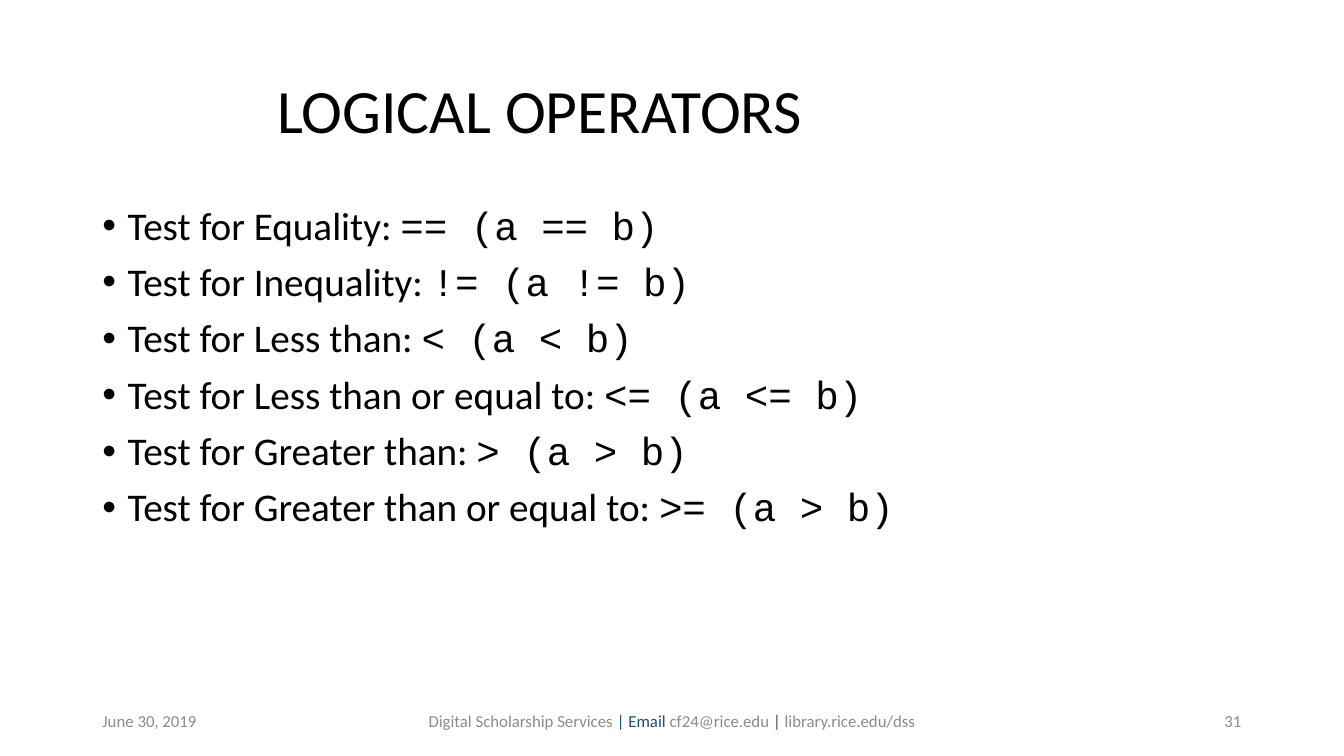
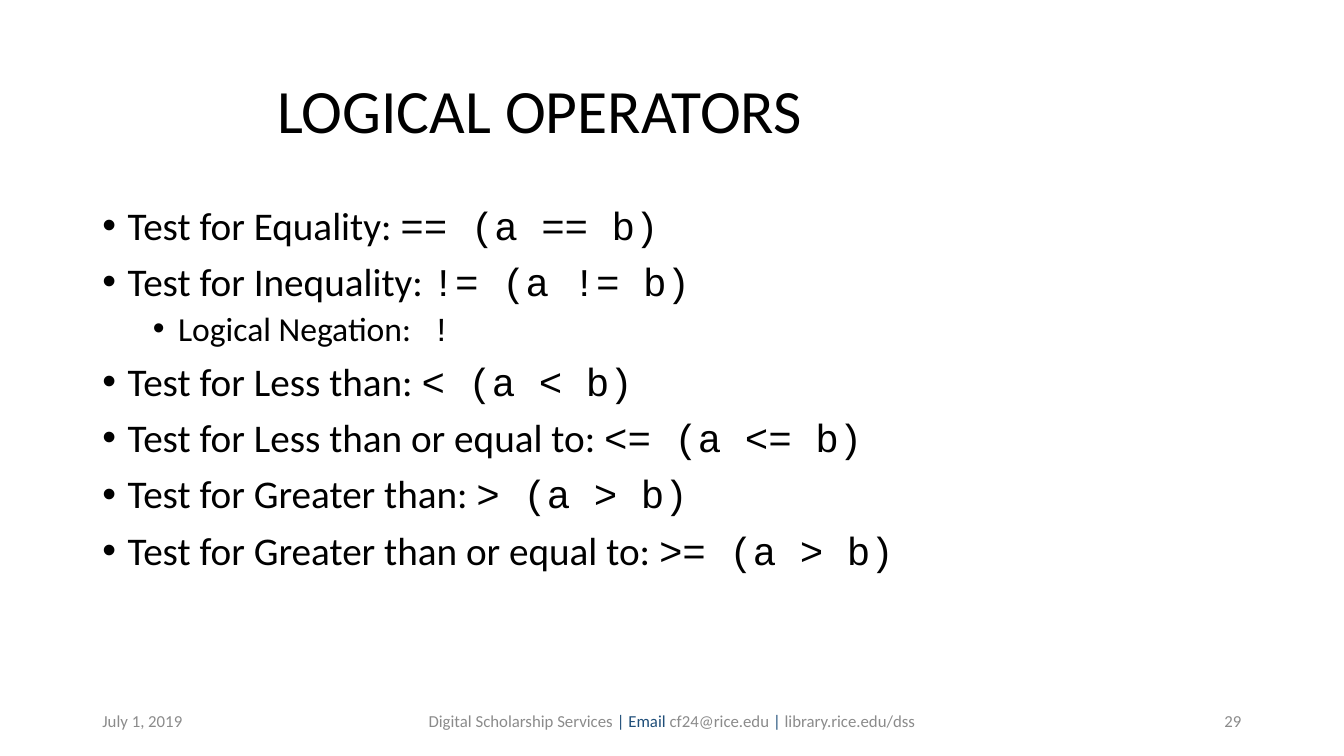
Before and after one commit to bakitybacon/rice-data-and-donuts, a slide deck: slide 29 of introR/Introduction to R.pptx (slide 31 before the commit). Drawn at 1344x756 pixels with LibreOffice and Linux fonts; fonts in the diff are those of the drawing; background and template pictures are left out. Boxes give left, top, right and bottom in pixels: in the first picture for what was removed or moved away, otherwise in the second. Text is boxed around its words. In the diff, an @@ line names an element or a change of style, - is before the commit and + after.

```diff
--- a/introR/Introduction to R.pptx
+++ b/introR/Introduction to R.pptx
@@ text at box(178, 317, 411, 347): paragraph added @@
+  • Logical Negation: !
@@ text at box(102, 715, 182, 730): text changed @@
-June 30, 2019
+July 1, 2019
@@ page number at box(1224, 716, 1241, 727): text changed @@
-31
+29
```
Also in this commit, not shown: 39 other slides changed, 2 slides removed.
